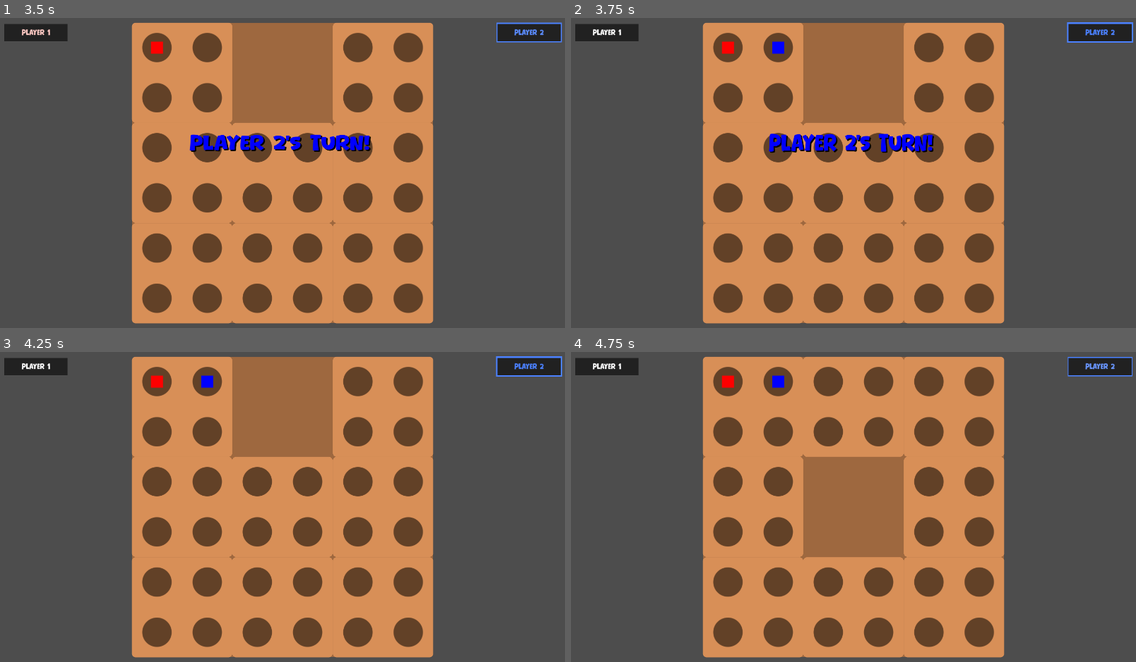
Above: before the commit, frames 1-4 (two rows, left to right).
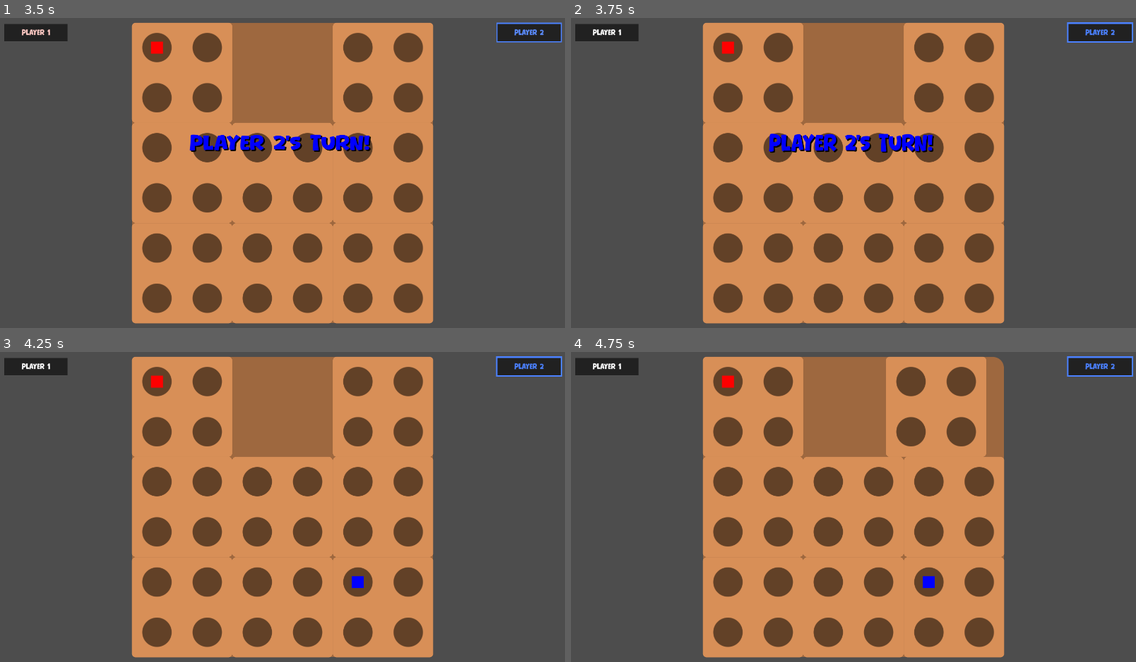
Above: after the commit, the same moments.

Repository: morfyy/4square
Game: Godot game, scene res://scenes/menu.tscn
Same seed, same stepped clock (60 frames per second), same inputs: the game is played once before the commit and once after it.
Inputs (mouse positions are in pixels of both pictures, inside the frame that each line leads up to):
- Up to frame 1 (3.5 s): click "Start Game" at 0.5 s; click (158, 49) at 1.27 s; click (180, 73) at 2 s; click (282, 73) at 2.77 s
- Up to frame 2 (3.75 s): click (780, 49) at 3.52 s
- Up to frame 3 (4.25 s): no input
- Up to frame 4 (4.75 s): click (853, 507) at 4.27 s

Frame 1 is identical in both runs. In frame 2, less than 0.1% of the frame differs, in the area x 35-38%, y 7-12%; in frame 3, 0.2%; in frame 4, 14%, in the area x 35-100%, y 1-77%.

Commit message:
feat: implement dummy cpu

Diff:
--- a/scenes/board.gd
+++ b/scenes/board.gd
@@ -8,6 +8,14 @@
 var pseudo_board:Array = []
 var tilegrid_size:Vector2i = Vector2i()
 var empties:Array[Vector2i] = []
+
+enum State {
+	AWAITING_MARBLE,
+	AWAITING_SLIDE,
+	WAITING
+}
+
+var state:State = State.WAITING
 
 func generate(my_tilegrid_size:Vector2i, my_empties:Array[Vector2i]) -> void:
 	tilegrid_size = my_tilegrid_size
@@ -37,11 +45,16 @@
 			else:
 				pseudo_board[y].append(-1)
 
+	state = State.AWAITING_MARBLE
+
 func reset() -> void:
-	generate(tilegrid_size, empties) # TODO PLS FIX LATER NOT EFFICIENT
+	generate(tilegrid_size, empties) # TODO PLS FIX LATER, NOT EFFICIENT
 
 
 func place_marble(by_player:int, gridpos:Vector2i) -> void:
+	if state != State.AWAITING_MARBLE:
+		return
+
 	for tile:Tile in get_children():
 		tile.disabled = false
 		for hole:Hole in tile.holes.get_children():
@@ -50,9 +63,14 @@
 			hole.disabled = true
 
 	pseudo_board[gridpos.y][gridpos.x] = by_player
+
+	state = State.AWAITING_SLIDE
 	#print(pseudo_board)
 
 func slide_tile(tilepos:Vector2i, dir:Vector2i) -> void:
+	if state != State.AWAITING_SLIDE:
+		return
+
 	for tile:Tile in get_children():
 		tile.disabled = true
 		if tile.tilepos != tilepos:
@@ -69,6 +87,8 @@
 		for x:int in [2*tilepos.x, 2*tilepos.x+1]:
 			pseudo_board[y+2*dir.y][x+2*dir.x] = pseudo_board[y][x]
 			pseudo_board[y][x] = -2
+
+	state = State.WAITING
 	#print(pseudo_board)
 
 func after_slide() -> void:
@@ -78,6 +98,23 @@
 		for hole:Hole in tile.holes.get_children():
 			hole.disabled = false
 
+	state = State.AWAITING_MARBLE
+
+
+func get_empty_holepos() -> Array[Vector2i]:
+	var out:Array[Vector2i] = []
+	for tile:Tile in get_children():
+		for hole:Hole in tile.holes.get_children():
+			if hole.value == -1:
+				out.append(hole.gridpos)
+	return out
+
+func get_movable_tiles() -> Array[Tile]:
+	var out:Array[Tile] = []
+	for tile:Tile in get_children():
+		if tile.get_movable_dir() != Vector2i(0,0):
+			out.append(tile)
+	return out
 
 enum Winner {
 	NONE=-1,
@@ -86,20 +123,6 @@
 	BOTH=2
 }
 func get_winner() -> Winner:
-	"# Clear pseudo board
-	for y in range(pseudo_board.size()):
-		for x in range(pseudo_board[y].size()):
-			pseudo_board[y][x] = -1
-
-	# Update pseudo board
-	for tile:Tile in get_children():
-		var gridpos:Vector2i = Vector2i((tile.position+tile.size*0.5)/tile.size)
-		#print(gridpos)
-		pseudo_board[gridpos.y*2][gridpos.x*2] = tile.holes.get_child(0).value
-		pseudo_board[gridpos.y*2][gridpos.x*2+1] = tile.holes.get_child(1).value
-		pseudo_board[gridpos.y*2+1][gridpos.x*2] = tile.holes.get_child(2).value
-		pseudo_board[gridpos.y*2+1][gridpos.x*2+1] = tile.holes.get_child(3).value"
-
 	var winner:Winner = Winner.NONE
 	# vec[0] horizontals _
 	# vec[1] verticals |
--- a/scenes/game.gd
+++ b/scenes/game.gd
@@ -42,8 +42,10 @@
 	p2.id = 1
 	icons[0].set_label(p1name)
 	icons[1].set_label(p2name)
+	p1.board = board
+	p2.board = board
 
-	p1.is_active = true
+	p1.turn_started()
 	icons[0].activate()
 
 	players.add_child(p1)
@@ -93,10 +95,10 @@
 		return
 
 	# next turn
-	get_active_player().is_active = false
+	get_active_player().turn_ended()
 	icons[active_player].deactivate()
-	active_player = int(!bool(active_player))
-	get_active_player().is_active = true
+	active_player = (active_player + 1) % 2
+	get_active_player().turn_started()
 	icons[active_player].activate()
 
 	pop_message(get_active_player().username+"'s turn!", [Color.RED,Color.BLUE][active_player] )
--- a/scenes/menu.gd
+++ b/scenes/menu.gd
@@ -11,6 +11,6 @@
 	new_game.create(
 		Vector2i(3,3), [Vector2i(1,1)],
 		"Player 1", Player.Type.LOCAL,
-		"Player 2", Player.Type.LOCAL
+		"Player 2", Player.Type.CPU
 		)
 	hide()
--- a/scenes/player.gd
+++ b/scenes/player.gd
@@ -13,6 +13,31 @@
 var is_active:bool = false
 
 signal marble_submitted(by_player:int,gridpos:Vector2i)
-signal slide_submitted(by_player:int,tileindex:int,dir:Vector2i)
-# id - from which player
-# index - at which hole
+signal slide_submitted(by_player:int,tilepos:Vector2i,dir:Vector2i)
+
+var board:Board = null
+
+func turn_ended() -> void:
+	is_active = false
+
+func turn_started() -> void:
+	is_active = true
+	if not type == Type.CPU:
+		return
+
+	var timer:SceneTreeTimer = get_tree().create_timer(1.0)
+	timer.timeout.connect(cpu_marble)
+
+func cpu_marble() -> void:
+	if board.state != Board.State.AWAITING_MARBLE:
+		return
+	marble_submitted.emit(id, board.get_empty_holepos().pick_random())
+	var timer:SceneTreeTimer = get_tree().create_timer(0.5)
+	timer.timeout.connect(cpu_slide)
+
+func cpu_slide() -> void:
+	if board.state != Board.State.AWAITING_SLIDE:
+		return
+	var movable_tiles:Array[Tile] = board.get_movable_tiles()
+	var pick:int = randi_range(0,movable_tiles.size()-1)
+	slide_submitted.emit(id, movable_tiles[pick].tilepos, movable_tiles[pick].get_movable_dir())
--- a/scenes/tile.gd
+++ b/scenes/tile.gd
@@ -12,16 +12,16 @@
 		holes.get_child(i).gridpos.y = 2*tilepos.y + int(float(i)/2)
 	connect("pressed", pressed)
 
-
-func pressed() -> void:
-	var dir:Vector2i = Vector2i(0,0)
+func get_movable_dir() -> Vector2i:
 	for ray in $Area2D.get_children():
 		if not ray is RayCast2D:
 			continue
 		if not ray.is_colliding():
-			dir = Vector2i(ray.target_position.normalized())
-			break
+			return Vector2i(ray.target_position.normalized())
+	return Vector2i(0,0)
 
+func pressed() -> void:
+	var dir = get_movable_dir()
 	if dir == Vector2i(0,0):
 		#var tween:Tween = get_tree().create_tween()
 		#tween.tween_property(tile,"position:x",position.x-size.x*0.05,0.1)
